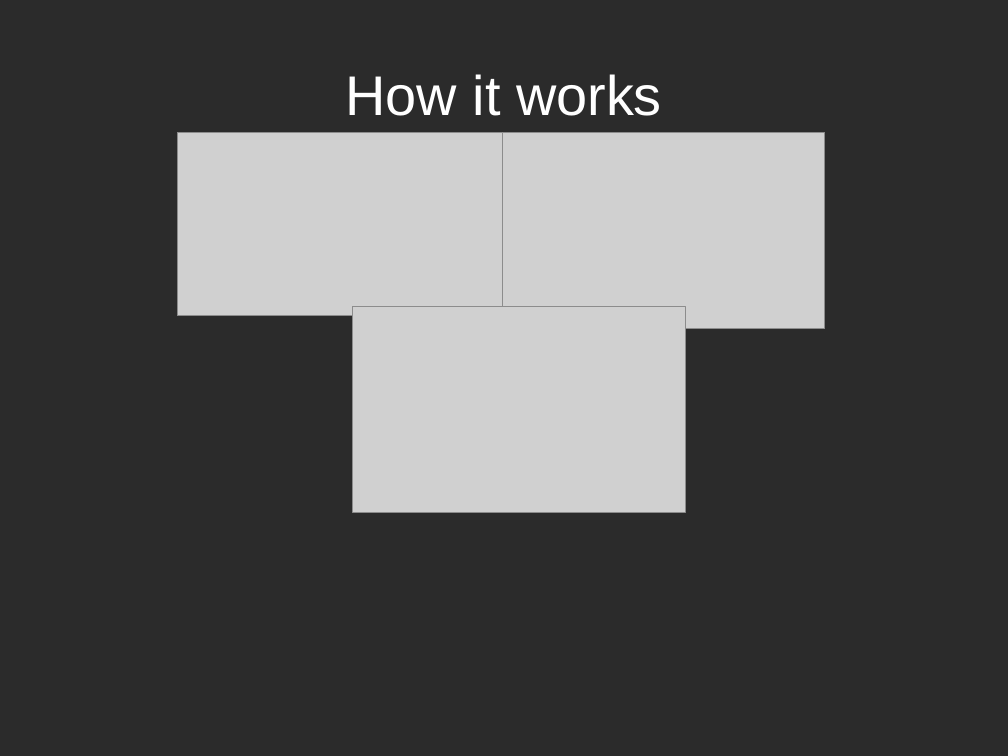
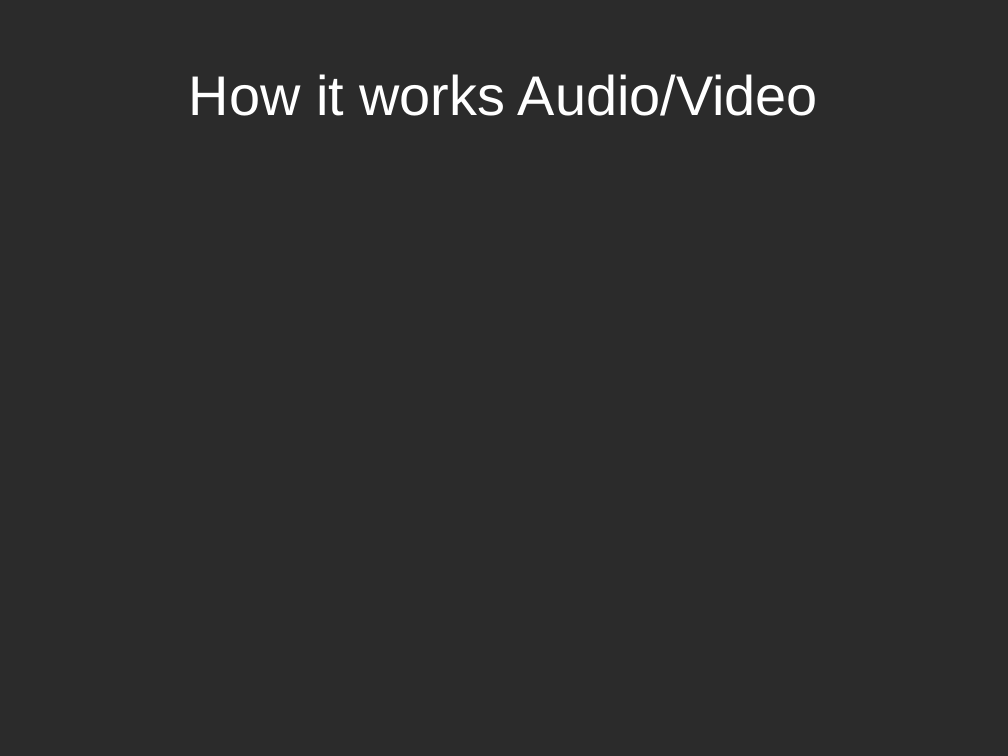
Before and after one commit to david365602/presentations, a slide deck: slide 12 of Presentations/Steganography.odp (slide 11 before the commit). Drawn at 1008x756 pixels with LibreOffice and Linux fonts; fonts in the diff are those of the drawing; grey boxes stand for pictures; background and template pictures are left out; a plain dark background stands for a picture behind light text. Boxes give left, top, right and bottom in pixels: in the first picture for what was removed or moved away, otherwise in the second. Text is boxed around its words. In the diff, an @@ line names an element or a change of style, - is before the commit and + after.

```diff
--- a/Presentations/Steganography.odp
+++ b/Presentations/Steganography.odp
@@ title at box(189, 74, 818, 116): text changed @@
-How it works
+How it works Audio/Video
@@ picture removed at box(177, 133, 503, 316) @@
@@ picture removed at box(500, 133, 825, 329) @@
@@ picture removed at box(352, 306, 686, 512) @@
```
Also in this commit, not shown: 4 other slides changed, 1 slide added.
